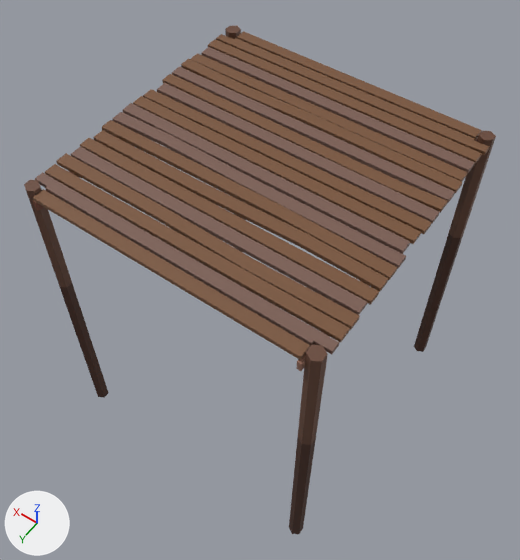
An edit to the FBX model Fishing Game/Assets/Moddels/Platform.fbx, drawn before and after from the same camera.
Camera for both pictures: a 50 mm camera at (-1.88, 2.7, 3.12) aimed at (0.04, 0.01, -1.11). Arrows for +X, +Y and +Z are at lower left; the lights stay in place. Where no turn or scale is listed for an object, it has been applied to the vertices.
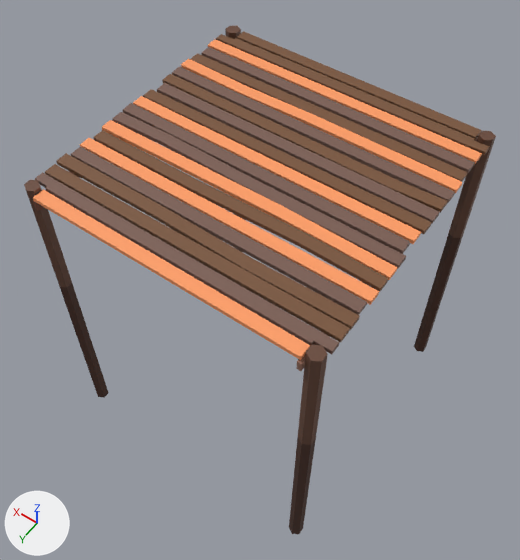
The edits, one by one:
Material 'Material.001' (mat_material_001) is new.
Its base color is (1.0, 0.34, 0.13) (orange #ff9e65).
me_cube_002 has 240 vertices, 198 faces and spans x -1.05..1.05, y -1.04..1.04, z 0.04..0.09.
me_cube_002 is used by ob_cube_001; location (0.0, 0.0, 0.0).
me_cube_002 part 1: 24 of the faces centred in x 0.0..0.37, y -0.84..1.04, z 0.04..0.08 switch from mat_material_003 (brown #795439) to mat_material_001 (orange #ff9e65).
me_cube_002 part 2: 14 of the faces centred in x -1.05..-0.53, y -0.8..1.0, z 0.05..0.08 switch from mat_material_003 (brown #795439) to mat_material_001 (orange #ff9e65).
me_cube_002 part 3: 6 of the faces centred in x 0.79..1.05, y -0.8..-0.46, z 0.05..0.08 switch from mat_material_003 (brown #795439) to mat_material_001 (orange #ff9e65).

Changed parts and their boxes (x1, y1, x2, y2) in the pictures (520 x 560 px):
part 1 of me_cube_002, recoloured (brown to orange)
    both: (33, 39, 482, 360)
part 2 of me_cube_002, recoloured (brown to orange)
    both: (277, 115, 481, 359)
part 3 of me_cube_002, recoloured (brown to orange)
    both: (181, 59, 248, 94)
